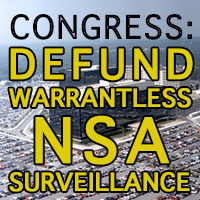
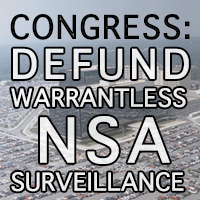
Two versions of the same layered image (w=200, h=200). Layer-by-layer changes:
painted on "CONGRESS:" over (10, 14, 192, 40)
painted on "DEFUND WARRANTLESS NSA SURVEILLANCE" over (9, 48, 193, 192)
